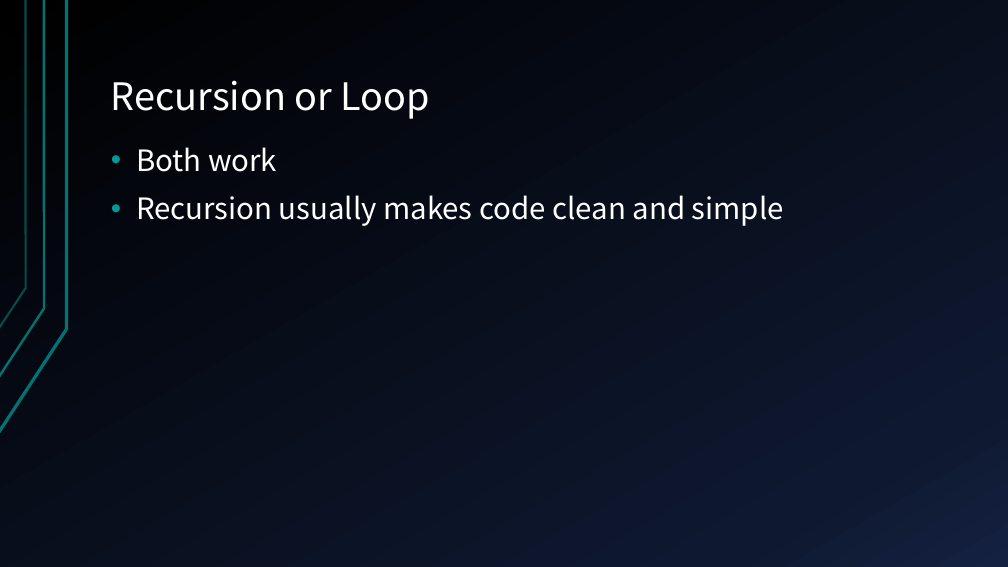
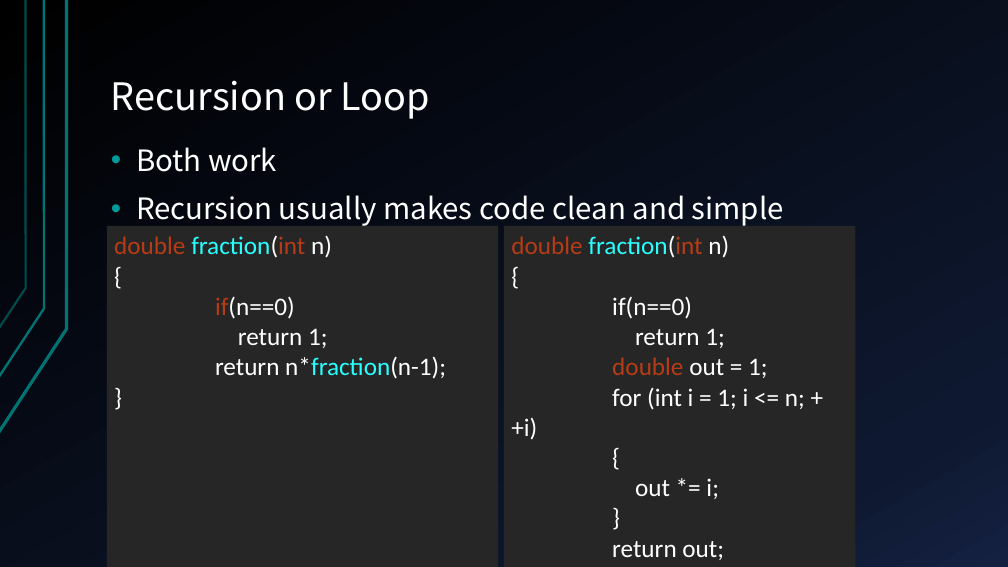
Before and after one commit to Aaron-Cai/C-basis, a slide deck: slide 9 of slide/C Programming Language 2015-1-23.pptx. Drawn at 1008x567 pixels with LibreOffice and Linux fonts; fonts in the diff are those of the drawing. Boxes give left, top, right and bottom in pixels: in the first picture for what was removed or moved away, otherwise in the second. Text is boxed around its words. In the diff, an @@ line names an element or a change of style, - is before the commit and + after.

```diff
--- a/slide/C Programming Language 2015-1-23.pptx
+++ b/slide/C Programming Language 2015-1-23.pptx
@@ rectangle added at (x1=107, y1=226, x2=498, y2=567), fill #262626, 24 pt, text #FFFFFF @@
+double fraction(int n)
+{
+if(n==0)
+return 1;
+return n*fraction(n-1);
+}
@@ rectangle added at (x1=504, y1=226, x2=855, y2=567), fill #262626, 24 pt, text #FFFFFF @@
+double fraction(int n)
+{
+if(n==0)
+return 1;
+double out = 1;
+for (int i = 1; i <= n; ++i)
+{
+out *= i;
+}
+return out;
+}
```
Also in this commit, not shown: 2 other slides changed, 2 slides added, 1 slide removed, 1 other file.
